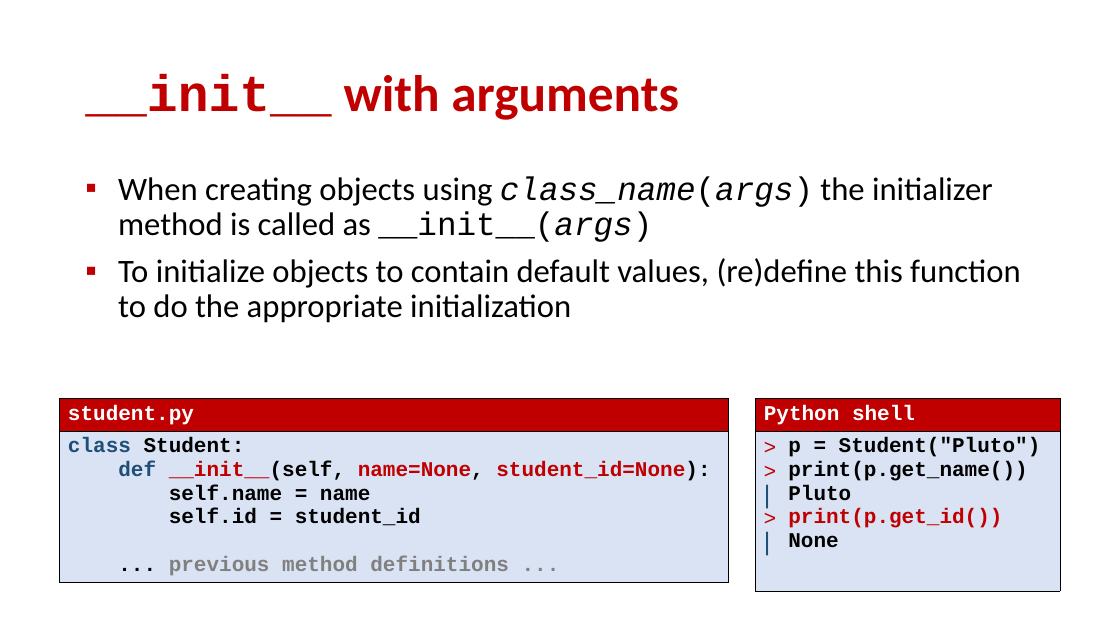
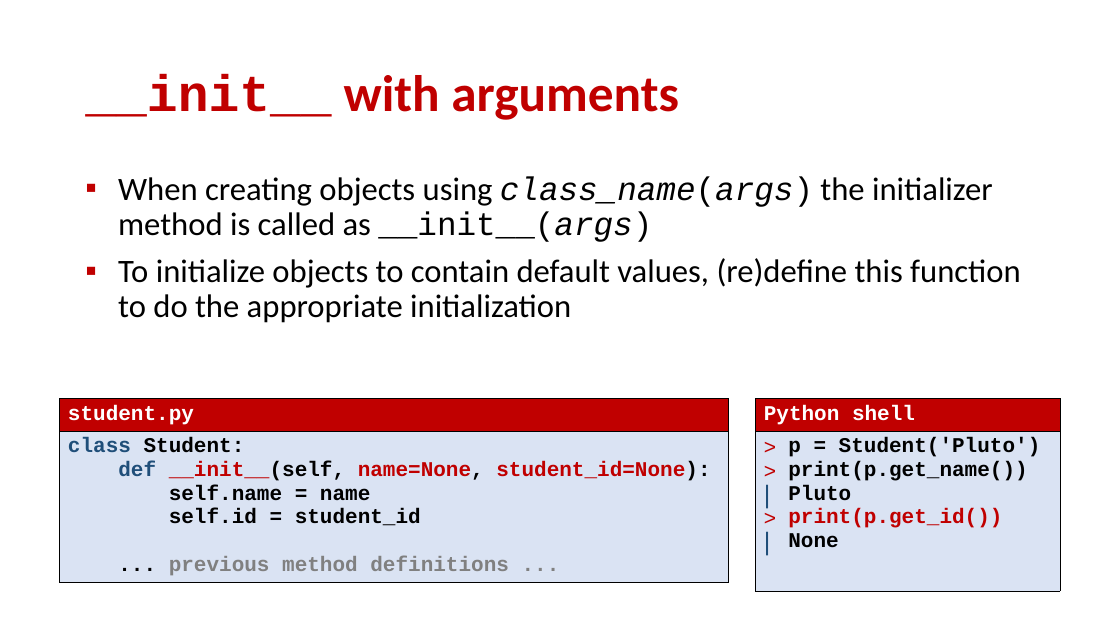
Before and after one commit to gsbrodal/gsbrodal.github.io, a slide deck: slide 12 of ipsa/slides/classes.pptx. Drawn at 1120x630 pixels with LibreOffice and Linux fonts; fonts in the diff are those of the drawing. Boxes give left, top, right and bottom in pixels: in the first picture for what was removed or moved away, otherwise in the second. Text is boxed around its words. In the diff, an @@ line names an element or a change of style, - is before the commit and + after.

```diff
--- a/ipsa/slides/classes.pptx
+++ b/ipsa/slides/classes.pptx
@@ table at <box>755,398,1060,592</box> @@
@@ row 2, column 1: "p = Student("Pluto") / print(p.get_name()) / Pluto / print(p.get_id()) / None" to "p = Student('Pluto') / print(p.get_name()) / Pluto / print(p.get_id()) / None" @@
```
Also in this commit, not shown: 3 other slides changed, 6 other files.
